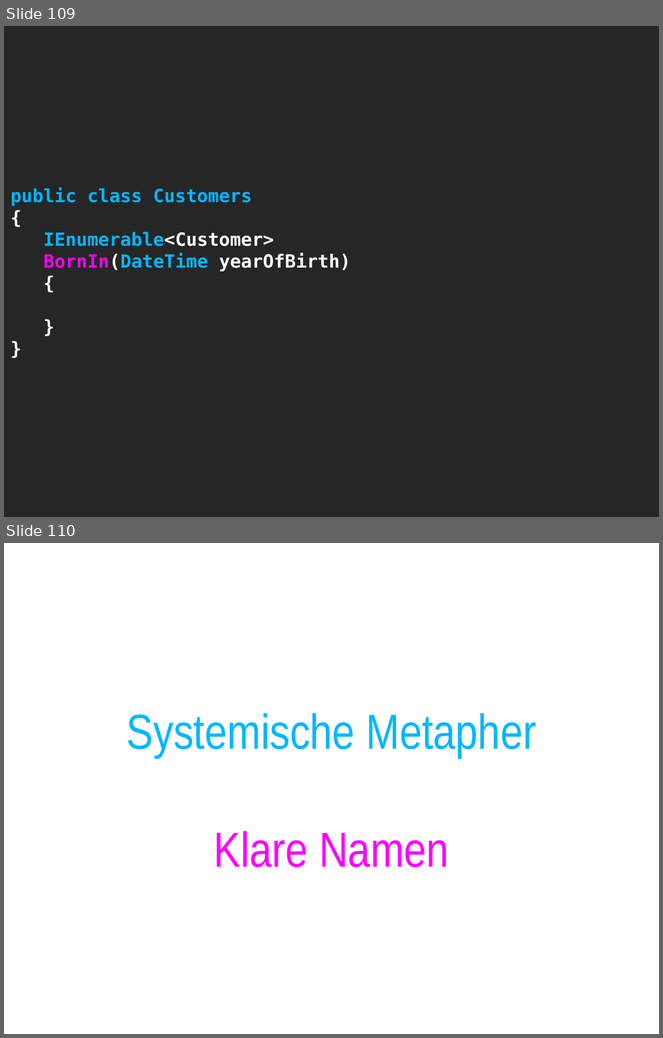
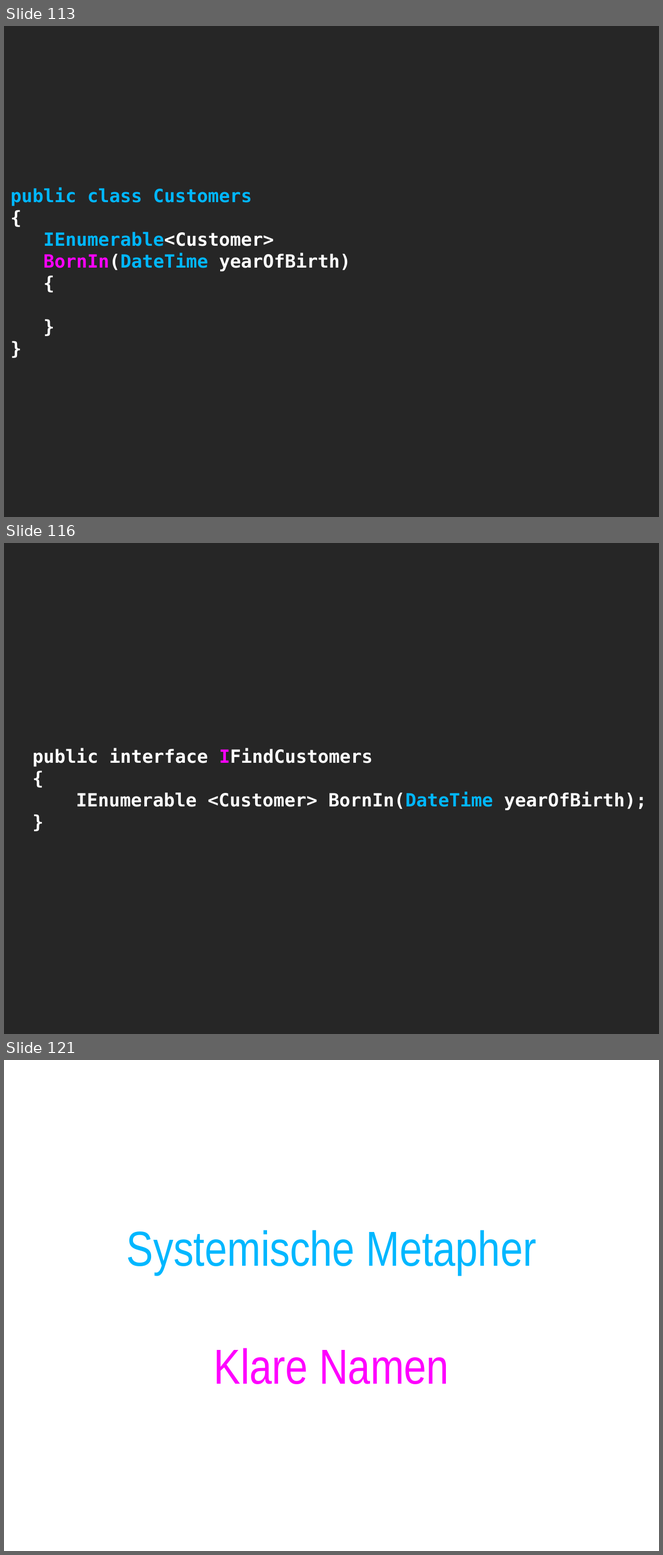
Before and after one commit to cessor/empathiccode, a slide deck: WeaselWords-DotnetDevCon.pptx. Shown one above the other, each under a label of ours: slides 109 and 110 before the commit, slides 113, 116 and 121 after it; the slides between them are not shown. The pictures are 663x1038 and 663x1555 pixels, drawn with LibreOffice and Linux fonts; fonts in the diff are those of the drawing. Boxes give left, top, right and bottom in pixels: in the first picture for what was removed or moved away, otherwise in the second. Text is boxed around its words. In the diff, an @@ line names an element or a change of style, - is before the commit and + after.

```diff
--- a/WeaselWords-DotnetDevCon.pptx
+++ b/WeaselWords-DotnetDevCon.pptx
@@ slide 116 added at (x1=4, y1=543, x2=659, y2=1034), background #FFFFFF @@
@@ title added at (x1=4, y1=543, x2=659, y2=1034), fill #262626, 20 pt, text #FFFFFF, bold @@
+public interface IFindCustomers
+{
+IEnumerable <Customer> BornIn(DateTime yearOfBirth);
+}
@@ what was slide 109 is now slide 113 @@
@@ what was slide 110 is now slide 121 @@
```
Also in this commit, not shown: 1 slide changed, 15 other slides added, 5 slides removed.
